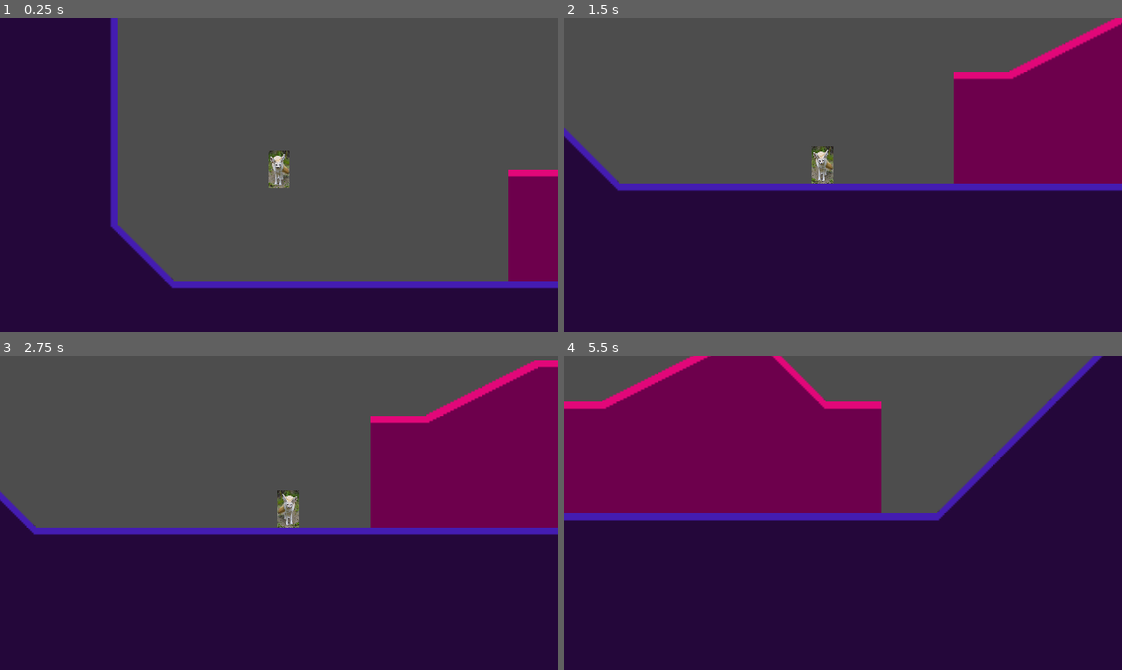
Above: before the commit, frames 1-4 (two rows, left to right).
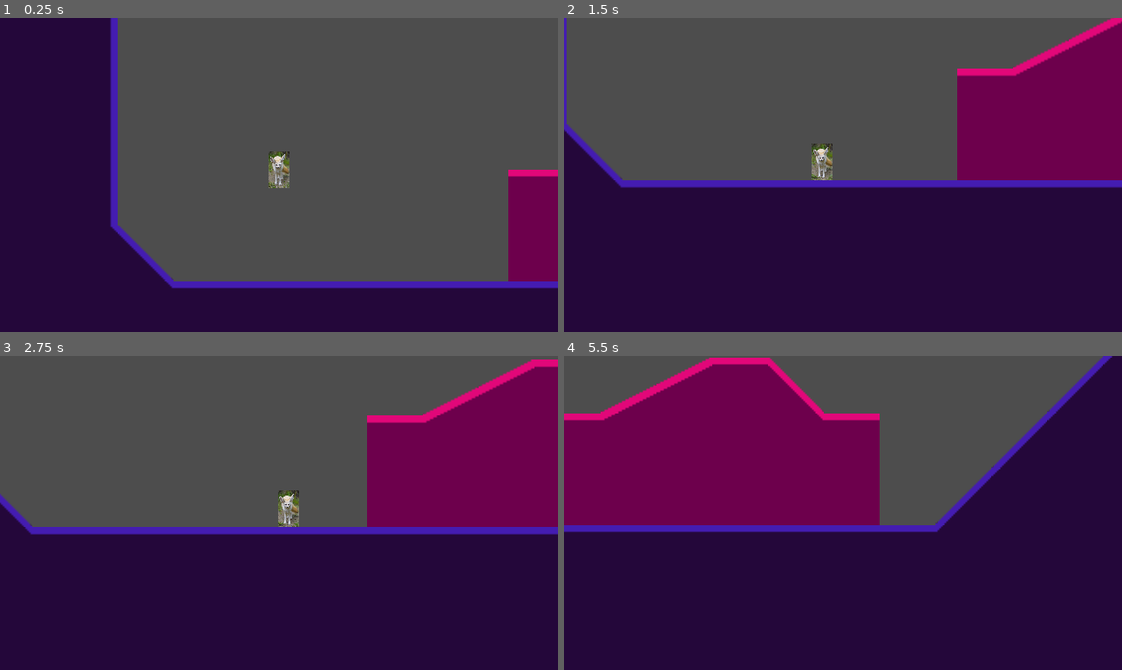
Above: after the commit, the same moments.

Repository: DraethPlace/FencWorks
Game: Godot game, scene res://Scenes/Base Level.tscn
The game is run twice, just before and just after one commit, with the same random seed, the same clock (stepped at 60 frames per second) and the same inputs.
Inputs:
- Up to frame 1 (0.25 s): no input
- Up to frame 2 (1.5 s): tap Enter (ui_accept) at 0.5, 0.8, 1.35 s; hold Down (crouch) 0.53-1.28 s; hold Right (right) from 0.53 s (still down); tap Z (jump) at 0.77, 1.07 s
- Up to frame 3 (2.75 s): tap Z (jump) at 1.52, 1.55, 1.82 s; release Right (right) at 2.03 s; hold Left (left) from 2.03 s (still down); hold Z (jump) from 2.03 s (still down); tap Down (crouch) at 2.3 s
- Up to frame 4 (5.5 s): release Left (left) at 2.78 s; release Z (jump) at 2.78 s; hold Right (right) 2.78-4.28 s; tap Down (crouch) at 2.85, 4.55 s; tap Z (jump) at 3.02, 3.32, 3.77, 3.8, 4.07, 4.52, 4.82 s; tap Enter (ui_accept) at 3.05, 4.35, 5.3 s; hold Shift (machdash) 3.53-4.28 s; hold Left (left) 4.28-5.03 s; hold Right (right) from 5.03 s (still down); hold Down (crouch) from 5.03 s (still down)

The runs differ from the first frame. In frame 1, less than 0.1% of the frame differs, in the area x 48-52%, y 42-55%; in frame 2, 3.7%; in frame 3, 1.4%; in frame 4, 9.3%, in the area x 0-99%, y 0-57%.

Commit message:
Wall Jump WIP

Diff:
--- a/Scenes/Base Level.tscn
+++ b/Scenes/Base Level.tscn
@@ -89,6 +89,7 @@
 floor_snap_length = 24.0
 platform_floor_layers = 4278190081
 platform_wall_layers = 1
+WallTouch = 0
 
 [node name="TileMap" type="TileMap" parent="."]
 position = Vector2(27, 2)
--- /dev/null
+++ b/Scenes/Player.gd
@@ -0,0 +1,28 @@
+extends CharacterBody2D
+
+
+const SPEED = 300.0
+const JUMP_VELOCITY = -400.0
+
+# Get the gravity from the project settings to be synced with RigidBody nodes.
+var gravity = ProjectSettings.get_setting("physics/2d/default_gravity")
+
+
+func _physics_process(delta):
+	# Add the gravity.
+	if not is_on_floor():
+		velocity.y += gravity * delta
+
+	# Handle jump.
+	if Input.is_action_just_pressed("ui_accept") and is_on_floor():
+		velocity.y = JUMP_VELOCITY
+
+	# Get the input direction and handle the movement/deceleration.
+	# As good practice, you should replace UI actions with custom gameplay actions.
+	var direction = Input.get_axis("ui_left", "ui_right")
+	if direction:
+		velocity.x = direction * SPEED
+	else:
+		velocity.x = move_toward(velocity.x, 0, SPEED)
+
+	move_and_slide()
--- a/Scenes/Player.tscn
+++ b/Scenes/Player.tscn
@@ -13,22 +13,20 @@
 height = 42.0
 
 [sub_resource type="RectangleShape2D" id="RectangleShape2D_rn333"]
-size = Vector2(29, 4)
+size = Vector2(34, 4)
 
-[node name="Fenc 360" type="CharacterBody2D" node_paths=PackedStringArray("WallTouch")]
+[node name="Fenc 360" type="CharacterBody2D"]
 process_mode = 3
 position = Vector2(299, 89)
 disable_mode = 2
-slide_on_ceiling = false
+collision_layer = 0
 floor_stop_on_slope = false
 floor_constant_speed = true
-floor_block_on_wall = false
 floor_max_angle = 3.14159
 floor_snap_length = 18.0
 platform_floor_layers = 4278190082
 platform_wall_layers = 2
 script = ExtResource("1_dvh5r")
-WallTouch = NodePath("Area2D")
 
 [node name="PlaceHolder Fennec" type="Sprite2D" parent="."]
 show_behind_parent = true
@@ -53,9 +51,13 @@
 [node name="M1Step" type="AudioStreamPlayer" parent="."]
 stream = ExtResource("7_gc6ea")
 
-[node name="Area2D" type="Area2D" parent="."]
+[node name="Wall" type="Area2D" parent="."]
 disable_mode = 2
+collision_layer = 0
 
-[node name="CollisionShape2D" type="CollisionShape2D" parent="Area2D"]
-position = Vector2(0, -14)
+[node name="CollisionShape2D" type="CollisionShape2D" parent="Wall"]
+position = Vector2(0, -15)
 shape = SubResource("RectangleShape2D_rn333")
+
+[connection signal="body_entered" from="Wall" to="." method="_is_wall_touch"]
+[connection signal="body_exited" from="Wall" to="." method="_wall_not_touch"]
--- a/Scripts/Player/360 Movement.gd
+++ b/Scripts/Player/360 Movement.gd
@@ -20,7 +20,7 @@
 var HoldTimer: Timer
 var Steps : float
 var stepping = 0
-@export var WallTouch: Area2D
+@export var WallTouch = 0
 #Mach 1 = 150
 #Mach 2 = 300
 #Mach 3 = 450
@@ -29,7 +29,7 @@
 
 func _physics_process(delta):
 	# Handle physics
-	if not is_on_floor():
+	if not is_on_floor() or WallTouch == 1:
 		if Midair <1:
 			velocity.y= sin(rotation)*Speed
 			Speed= cos(rotation)*Speed
@@ -41,6 +41,8 @@
 				velocity.y = 19000
 			if not rotation == 0:
 				rotation = lerp_angle(rotation, 0, 0.2)
+		elif WallTouch == 1:
+			velocity.y = 250
 
 	if Input.is_action_pressed("crouch"):
 		if abs(Speed)> 50 and Input.is_action_just_pressed("crouch"):
@@ -121,6 +123,35 @@
 			elif not Speed == 0:
 				Speed = 0
 				MachTurn = 0
+
+	if is_on_floor() or WallTouch == 1:
+		if Input.is_action_just_pressed("jump") and is_on_floor():
+			$Jump.play()
+			set_up_direction(Vector2.UP)
+			if not round(abs(rotation_degrees)) == 90:
+				Speed = cos(rotation)*Speed
+			elif WallTouch == 1:
+				position.x += ((int(LR == "L")*2)-1)*25
+				velocity.y = -JumpVel
+				print(velocity.y)
+				Speed = ((int(LR == "L")*2)-1)*350
+			else:
+				velocity.y= -JumpVel * sin(rotation)*Speed
+				Speed = cos(rotation)*Speed
+			Jump = 1
+			Midair = 10
+			Speed -= -JumpVel * sin(rotation)
+			print(round(rotation_degrees))
+			if not round(abs(rotation_degrees)) == 90:
+				velocity.y += -JumpVel * cos(rotation) * int(WallTouch==0)
+			else:
+				velocity.y = -JumpVel*0.8
+			rotation=0
+	if Input.is_action_just_released("jump") and velocity.y < -200:
+		velocity.y = -200
+
+	move_and_slide()
+
 	if is_on_floor():
 		#actually moves player
 		if SensorDir == "D":
@@ -137,29 +168,12 @@
 			Midair=0
 	elif Midair >= 10:
 		velocity.x= Speed
-	#jumping
-	if is_on_floor():
-		if Input.is_action_just_pressed("jump") and is_on_floor():
-			$Jump.play()
-			set_up_direction(Vector2.UP)
-			Speed = cos(rotation)*Speed
-			if is_on_wall_only():
-				velocity.y == JumpVel
-			elif abs(rotation_degrees) == 90:
-				velocity.y == JumpVel/2
-			else:
-				velocity.y= sin(rotation)*Speed
-			Jump = 1
-			Midair = 10
-			Speed += -JumpVel * cos(deg_to_rad(rotation_degrees+90))
-			velocity.y += -JumpVel * cos(rotation)
-			rotation=0
-	if Input.is_action_just_released("jump") and velocity.y < -200:
-		velocity.y = -200
-	move_and_slide()
+
+		#jumping
+
 
 	#Wraps the angle and Slope Physics
-	if is_on_wall_only():
+	if WallTouch == 0 and is_on_floor_only():
 		var normal: Vector2 = get_floor_normal()
 		rotation =  lerp_angle(rotation, deg_to_rad(wrapf(rad_to_deg(normal.angle())+90, 180, -180)), .5)
 		if ((Speed < 50 and SensorDir == "R" and LR == "R") or (Speed > -50 and SensorDir == "L" and LR == "L")):
@@ -178,20 +192,20 @@
 	else:
 		CtrlLock = "N"
 	#handles The surface direction, wallrunning, ceiling running all that good sonis stuff
-	if dash == 1 or is_on_floor():
+	if (dash == 1 or is_on_floor()):
 		if SensorDir == "U" and abs(Speed) < 100:
 			set_up_direction(Vector2.UP)
 			velocity.y = 50
 		if round(rotation_degrees) <= 40 and round(rotation_degrees) >= -40:
 			SensorDir = "D"
 			set_up_direction(Vector2.UP)
-		elif round(rotation_degrees) <= -41 and round(rotation_degrees) >= -129:
+		elif round(rotation_degrees) <= -41 and round(rotation_degrees) >= -129 and WallTouch == 0:
 			SensorDir = "R"
 			set_up_direction(Vector2.LEFT)
-		elif round(rotation_degrees) >= 41 and round(rotation_degrees) <= 129:
+		elif round(rotation_degrees) >= 41 and round(rotation_degrees) <= 129 and WallTouch == 0:
 			SensorDir = "L"
 			set_up_direction(Vector2.RIGHT)
-		elif dash == 1:
+		elif dash == 1 and WallTouch == 0:
 			SensorDir = "U"
 			set_up_direction(Vector2.DOWN)
 	if dash == 0:
@@ -220,3 +234,13 @@
 
 func roundy1000thee(x):
 	return (x *1000)/1
+
+func _is_wall_touch(body):
+	if body.name == "TileMap" and not Input.is_action_pressed("jump"):
+		WallTouch = 1
+	else:
+		WallTouch = 0
+
+
+func _wall_not_touch(body):
+	WallTouch = 0
--- a/Scripts/Player/Hitbox.gd
+++ b/Scripts/Player/Hitbox.gd
@@ -1,14 +1,14 @@
 extends CollisionShape2D
-
-func _physics_process(delta):
-	if get_parent().crouch == "N":
-		shape.radius = 12
-		if not shape.height >= 42:
-			shape.height += 7
-		else:
-			shape.height = 42
-	else:
-		if not shape.height <= 21:
-			shape.height -= 7
-		else:
-			shape.height = 21
+#
+#func _physics_process(delta):
+	#if get_parent().crouch == "N":
+		#shape.radius = 12
+		#if not shape.height >= 42:
+			#shape.height += 7
+		#else:
+			#shape.height = 42
+	#else:
+		#if not shape.height <= 21:
+			#shape.height -= 7
+		#else:
+			#shape.height = 21
--- a/Scripts/Player/LR.gd
+++ b/Scripts/Player/LR.gd
@@ -1,9 +1,9 @@
 extends Sprite2D
-
-func _physics_process(_delta):
-	if get_parent().LR == "L":
-		flip_h = true
-	else:
-		flip_h = false
-	scale.y = get_parent().get_node("HitBox").shape.height * .001
-	scale.x = get_parent().get_node("HitBox").shape.radius * .003
+#
+#func _physics_process(_delta):
+	#if get_parent().LR == "L":
+		#flip_h = true
+	#else:
+		#flip_h = false
+	#scale.y = get_parent().get_node("HitBox").shape.height * .001
+	#scale.x = get_parent().get_node("HitBox").shape.radius * .003
